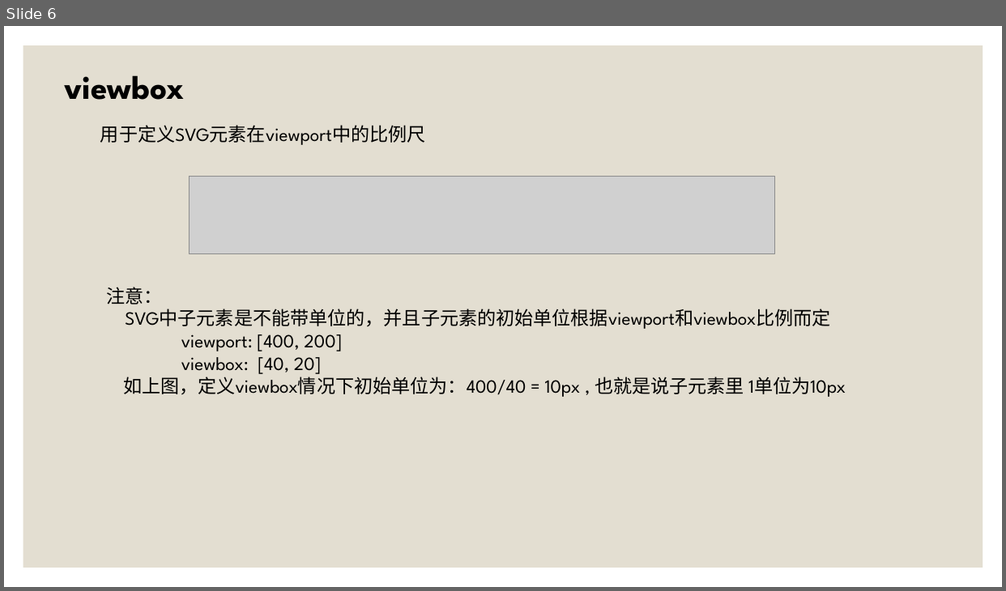
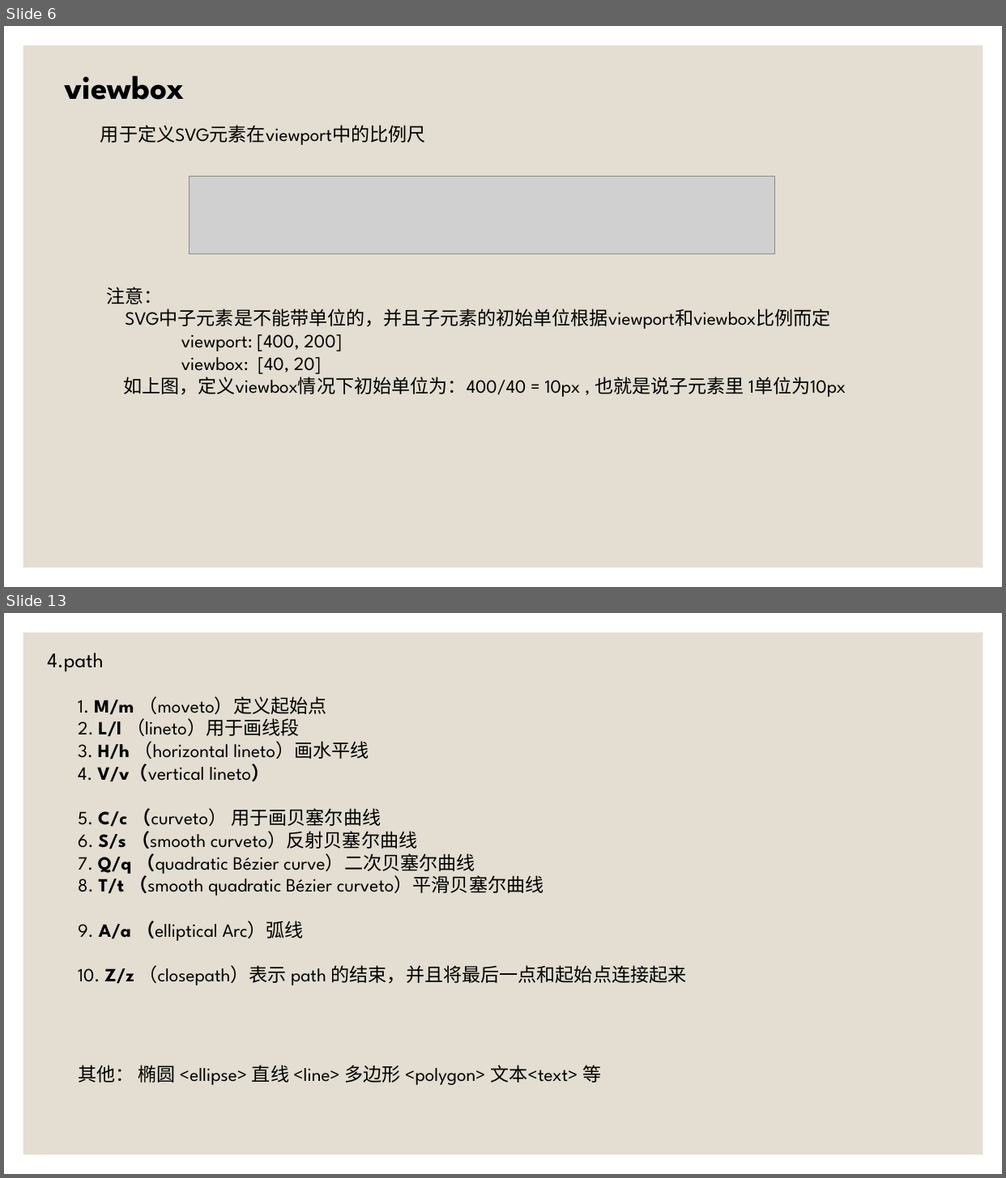
Before and after one commit to SouthLink/svg-demo, a slide deck: SVG动画 [自动保存] [自动保存].pptx. Shown one above the other, each under a label of ours: slide 6 before the commit, slides 6 and 13 after it; the slides between them are not shown. The pictures are 1006x591 and 1006x1178 pixels, drawn with LibreOffice and Linux fonts; fonts in the diff are those of the drawing; grey boxes stand for pictures. Boxes give left, top, right and bottom in pixels: in the first picture for what was removed or moved away, otherwise in the second. Text is boxed around its words. In the diff, an @@ line names an element or a change of style, - is before the commit and + after.

```diff
--- a/SVG动画 [自动保存] [自动保存].pptx
+++ b/SVG动画 [自动保存] [自动保存].pptx
@@ slide 13 added at bbox=[4, 613, 1002, 1174], background #FFFFFF; not listed: 1 template element that a slide beside it also shows @@
@@ text added at bbox=[47, 653, 103, 672], 20 pt, text #000000 @@
+4.path
@@ text added at bbox=[78, 696, 687, 986], 18 pt, text #000000 @@
+1. M/m （moveto）定义起始点
+2. L/l （lineto）用于画线段
+3. H/h （horizontal lineto）画水平线
+4. V/v（vertical lineto）
+5. C/c （curveto） 用于画贝塞尔曲线
+6. S/s （smooth curveto）反射贝塞尔曲线
+7. Q/q （quadratic Bézier curve）二次贝塞尔曲线
+8. T/t （smooth quadratic Bézier curveto）平滑贝塞尔曲线
+9. A/a （elliptical Arc）弧线
+10. Z/z （closepath）表示 path 的结束，并且将最后一点和起始点连接起来
@@ text added at bbox=[78, 1065, 601, 1085], 18 pt, text #000000 @@
+其他： 椭圆 <ellipse> 直线 <line> 多边形 <polygon> 文本<text> 等
```
Also in this commit, not shown: 9 slides changed, 2 other slides added, 2 slides removed, 13 other files.
